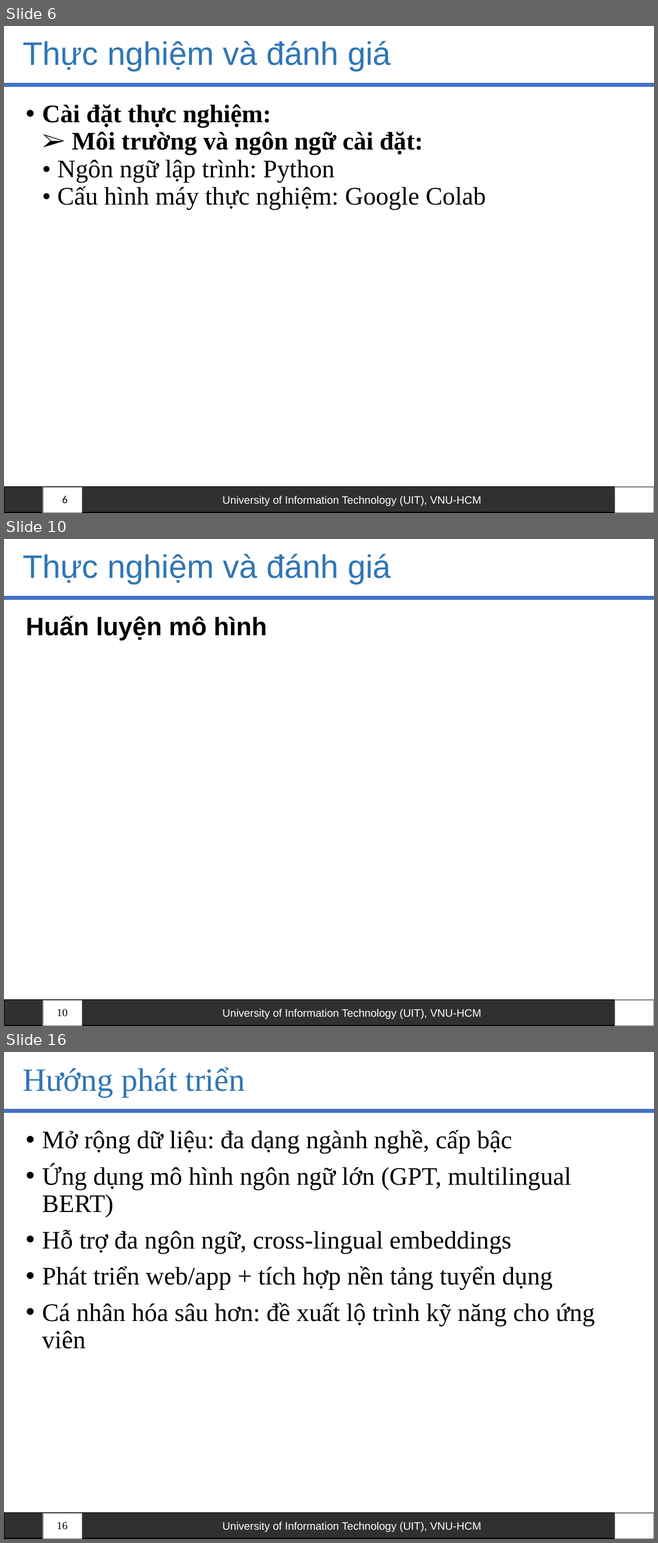
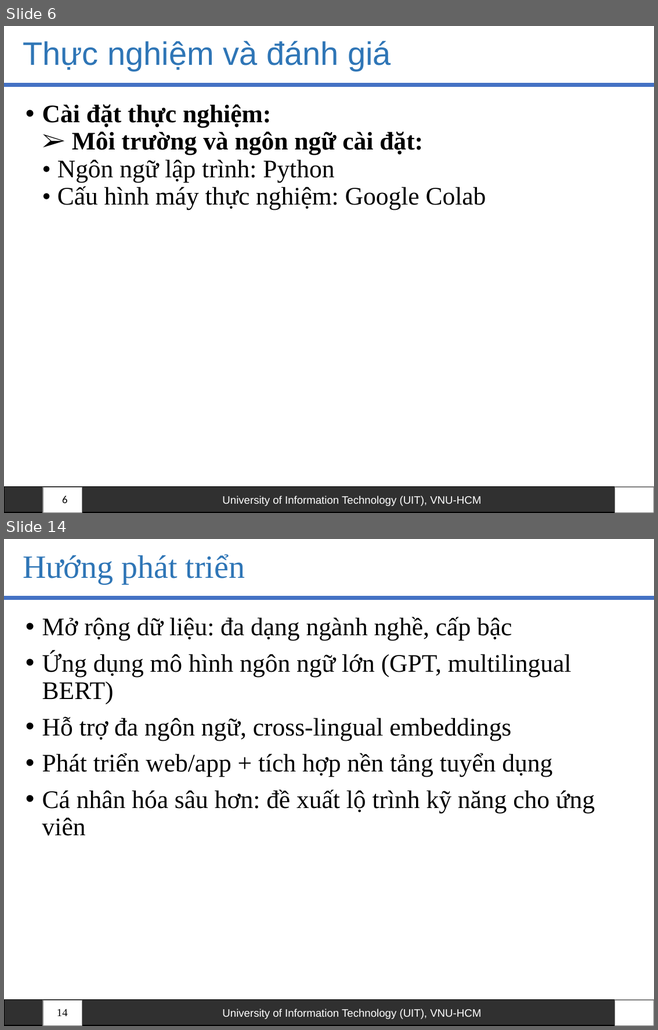
Before and after one commit to HoanHang/AI-UIT, a slide deck: Python_ML/Report/Slide - Bao Cao Cuoi Ki - Python.pptx. Shown one above the other, each under a label of ours: slides 6, 10 and 16 before the commit, slides 6 and 14 after it; the slides between them are not shown. The pictures are 658x1543 and 658x1030 pixels, drawn with LibreOffice and Linux fonts; fonts in the diff are those of the drawing; background and template pictures are left out. Boxes give left, top, right and bottom in pixels: in the first picture for what was removed or moved away, otherwise in the second. Text is boxed around its words. In the diff, an @@ line names an element or a change of style, - is before the commit and + after.

```diff
--- a/Python_ML/Report/Slide - Bao Cao Cuoi Ki - Python.pptx
+++ b/Python_ML/Report/Slide - Bao Cao Cuoi Ki - Python.pptx
@@ slide 10 removed at (4,539,654,1026), background #FFFFFF; not listed: 4 template elements that a slide beside it also shows @@
@@ title removed at (23,553,391,583) @@
-Thực nghiệm và đánh giá
@@ text removed at (26,616,267,641) @@
-Huấn luyện mô hình
@@ page number removed at (57,1009,68,1016) @@
-10
@@ what was slide 16 is now slide 14 @@
@@ page number at (57,1009,68,1016): text changed @@
-16
+14
```
Also in this commit, not shown: 9 slides changed, 1 other slide removed, 1 other file.
